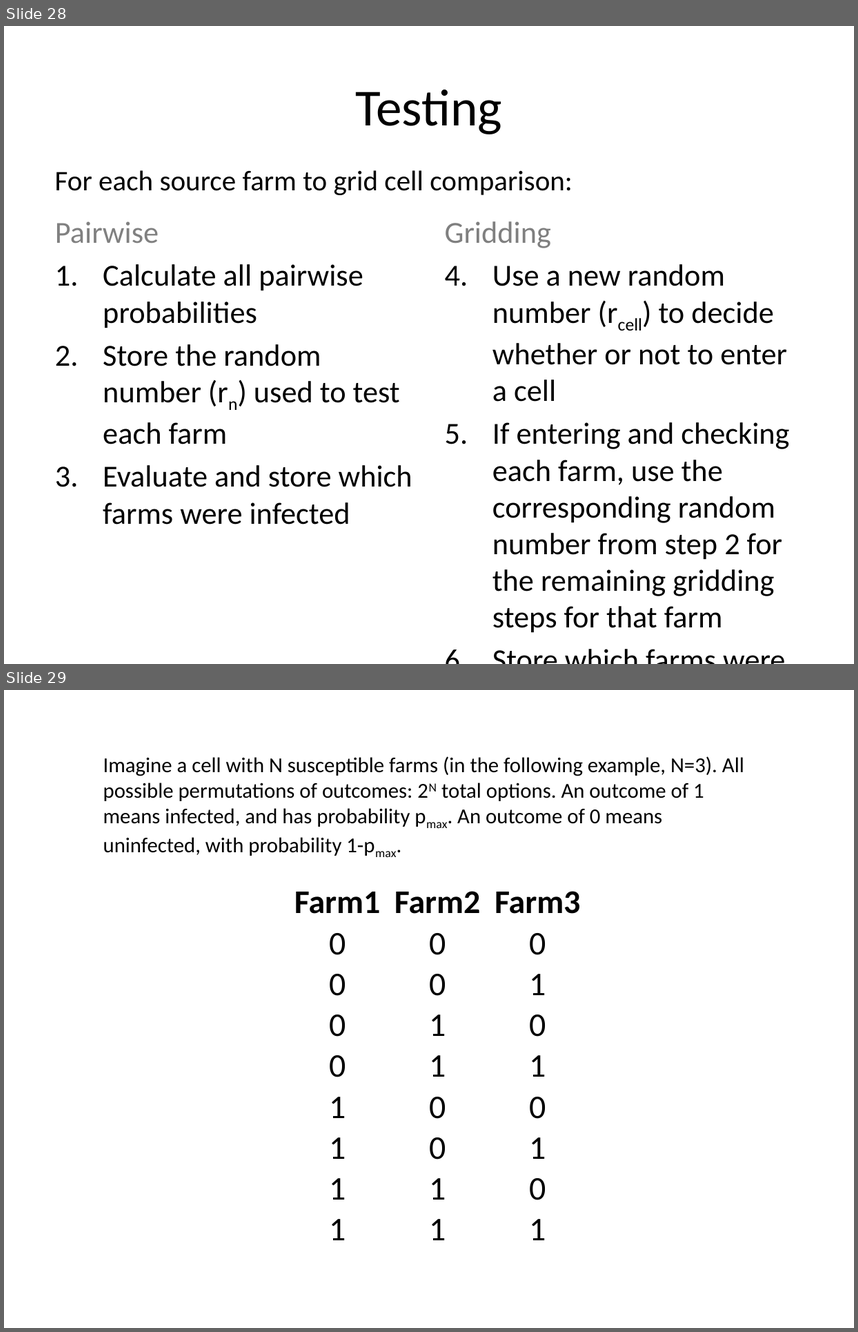
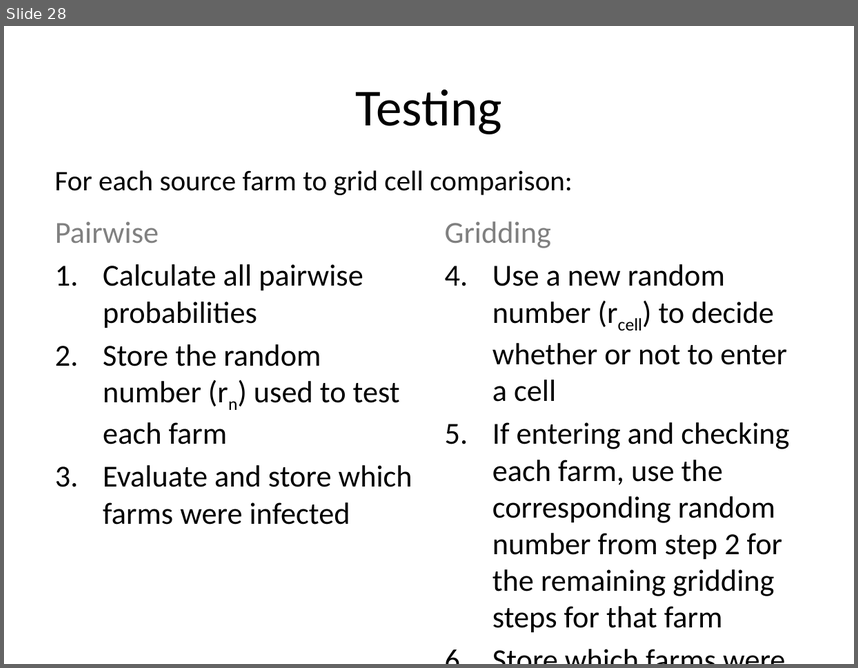
Before and after one commit to webblabb/usdosr, a slide deck: Schematics.pptx. Shown one above the other, each under a label of ours: slides 28 and 29 before the commit, slide 28 after it. The pictures are 858x1332 and 858x668 pixels, drawn with LibreOffice and Linux fonts; fonts in the diff are those of the drawing. Boxes give left, top, right and bottom in pixels: in the first picture for what was removed or moved away, otherwise in the second. Text is boxed around its words. In the diff, an @@ line names an element or a change of style, - is before the commit and + after.

```diff
--- a/Schematics.pptx
+++ b/Schematics.pptx
@@ slide 29 removed at (4, 690, 854, 1328), background #FFFFFF @@
@@ text removed at (103, 756, 744, 856) @@
-Imagine a cell with N susceptible farms (in the following example, N=3). All possible permutations of outcomes: 2N total options. An outcome of 1 means infected, and has probability pmax. An outcome of 0 means uninfected, with probability 1-pmax.
@@ table removed at (287, 880, 588, 1248), 9 rows, 3 columns @@
-Farm1 | Farm2 | Farm3
-0 | 0 | 0
-0 | 0 | 1
-0 | 1 | 0
-0 | 1 | 1
-1 | 0 | 0
-1 | 0 | 1
-1 | 1 | 0
-1 | 1 | 1
```
Also in this commit, not shown: 6 slides added, 6 other slides removed, 11 other files.
